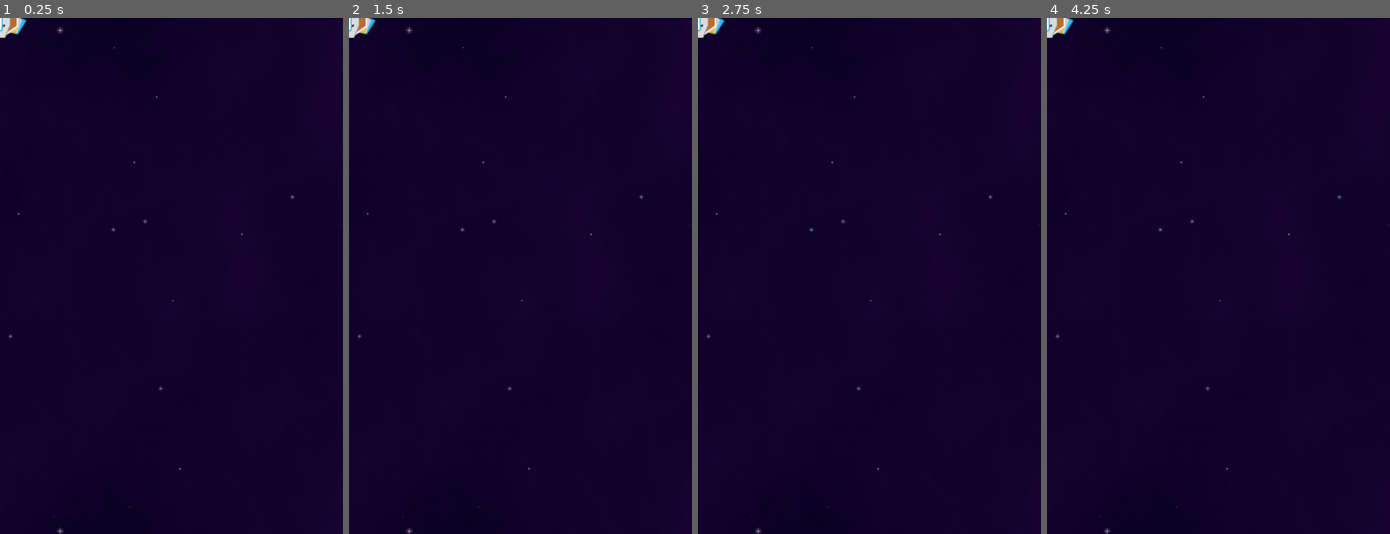
Above: before the commit, frames 1-4 (left to right).
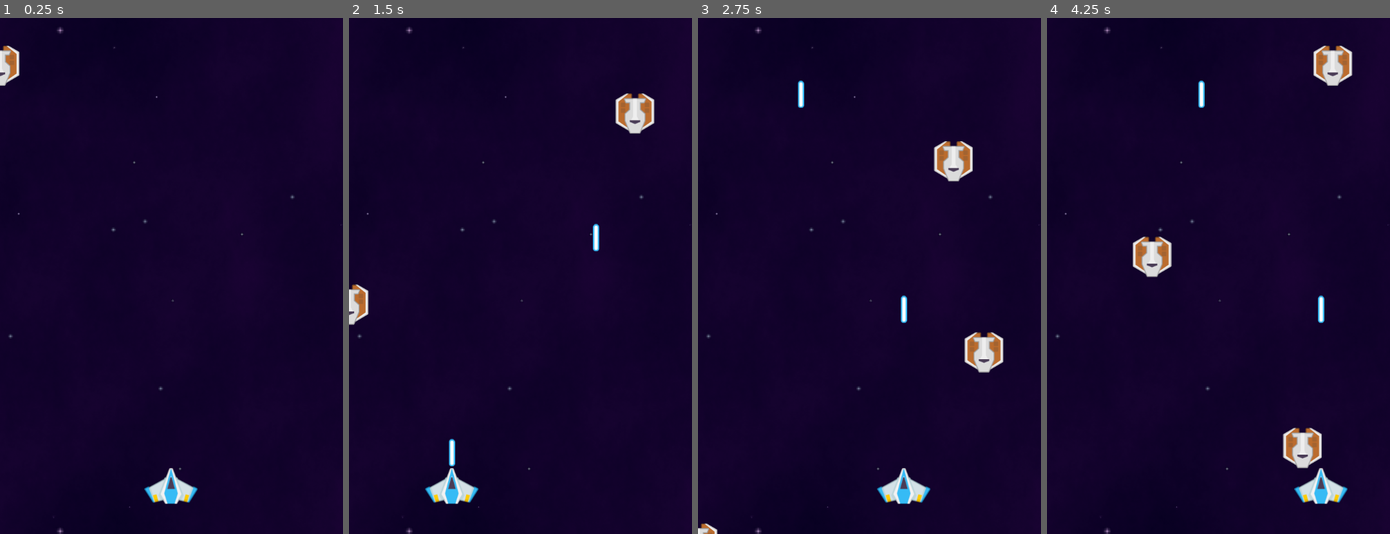
Above: after the commit, the same moments.

Repository: nitesh098suthar/Fireship
Game: Godot game, scene res://main.tscn
Two runs of this game, one before a commit and one after it. Both use one fixed random seed, a clock stepped at 60 frames per second and the inputs below.
Inputs (mouse positions are in pixels of both pictures, inside the frame that each line leads up to):
- Up to frame 1 (0.25 s): no input
- Up to frame 2 (1.5 s): move the mouse to (595, 250) at 0.52 s; click (595, 250) at 0.6 s; move the mouse to (451, 301) at 1.27 s; click (451, 301) at 1.35 s
- Up to frame 3 (2.75 s): move the mouse to (903, 162) at 2.02 s; click (903, 162) at 2.1 s
- Up to frame 4 (4.25 s): move the mouse to (1201, 379) at 2.77 s; click (1201, 379) at 2.85 s; move the mouse to (1321, 353) at 3.52 s; click (1321, 353) at 3.6 s

The runs differ from the first frame. In frame 1, 1.2% of the frame differs, in the area x 0-58%, y 0-95%; in frame 2, 2.1%; in frame 3, 2.6%; in frame 4, 3.3%, in the area x 0-90%, y 0-95%.

Commit message:
player added, fire on click done, random ememy generate done

Diff:
--- /dev/null
+++ b/enemy.gd
@@ -0,0 +1,11 @@
+extends Area2D
+
+
+@export var enemy_speed = 400
+
+func _process(delta):
+
+	position.y += enemy_speed * delta
+
+func _on_timer_timeout():
+	pass # Replace with function body.
--- /dev/null
+++ b/enemy.tscn
@@ -0,0 +1,17 @@
+[gd_scene load_steps=4 format=3 uid="uid://dh4p4sjich0xr"]
+
+[ext_resource type="Texture2D" uid="uid://c037krmvpyawj" path="res://assets/kenney_space-shooter-redux/PNG/Enemies/enemyRed4.png" id="1_1cwnb"]
+[ext_resource type="Script" path="res://enemy.gd" id="1_elapa"]
+
+[sub_resource type="RectangleShape2D" id="RectangleShape2D_87bah"]
+size = Vector2(82, 84)
+
+[node name="Enemy" type="Area2D"]
+script = ExtResource("1_elapa")
+metadata/_edit_group_ = true
+
+[node name="Sprite2D" type="Sprite2D" parent="."]
+texture = ExtResource("1_1cwnb")
+
+[node name="CollisionShape2D" type="CollisionShape2D" parent="."]
+shape = SubResource("RectangleShape2D_87bah")
--- /dev/null
+++ b/enemy_spawner.gd
@@ -0,0 +1,17 @@
+extends Node
+
+@export var enemy_tscn : PackedScene
+
+# Called when the node enters the scene tree for the first time.
+func _ready():
+	pass # Replace with function body.
+
+# Called every frame. 'delta' is the elapsed time since the previous frame.
+func _process(delta):
+	pass
+
+func _on_timer_timeout():
+	var new_enemy = enemy_tscn.instantiate()
+	var viewport_x = get_viewport().get_visible_rect().size.x
+	new_enemy.position.x = randf_range(0, viewport_x)
+	add_child(new_enemy)
--- /dev/null
+++ b/enemy_spawner.tscn
@@ -0,0 +1,15 @@
+[gd_scene load_steps=3 format=3 uid="uid://bn3s5puhf0p3l"]
+
+[ext_resource type="Script" path="res://enemy_spawner.gd" id="1_33jr5"]
+[ext_resource type="PackedScene" uid="uid://dh4p4sjich0xr" path="res://enemy.tscn" id="1_l1q0g"]
+
+[node name="EnemySpawner" type="Node"]
+script = ExtResource("1_33jr5")
+enemy_tscn = ExtResource("1_l1q0g")
+
+[node name="Enemy" parent="." instance=ExtResource("1_l1q0g")]
+
+[node name="Timer" type="Timer" parent="."]
+autostart = true
+
+[connection signal="timeout" from="Timer" to="." method="_on_timer_timeout"]
--- a/main.tscn
+++ b/main.tscn
@@ -1,19 +1,9 @@
-[gd_scene load_steps=8 format=3 uid="uid://qbxxlht0vi2x"]
+[gd_scene load_steps=5 format=3 uid="uid://qbxxlht0vi2x"]
 
 [ext_resource type="Texture2D" uid="uid://wa76cciajih3" path="res://assets/back.png" id="1_lul71"]
-[ext_resource type="Texture2D" uid="uid://d37r4ehhlwjfr" path="res://assets/kenney_space-shooter-redux/PNG/playerShip2_blue.png" id="2_u8q7c"]
-[ext_resource type="Texture2D" uid="uid://c037krmvpyawj" path="res://assets/kenney_space-shooter-redux/PNG/Enemies/enemyRed4.png" id="3_x472n"]
-[ext_resource type="Texture2D" uid="uid://b2hwinlyqr250" path="res://assets/kenney_space-shooter-redux/PNG/Lasers/laserBlue14.png" id="4_f2tvw"]
-
-[sub_resource type="CircleShape2D" id="CircleShape2D_nrk75"]
-radius = 55.0818
-
-[sub_resource type="RectangleShape2D" id="RectangleShape2D_87bah"]
-size = Vector2(82, 84)
-
-[sub_resource type="CapsuleShape2D" id="CapsuleShape2D_8c2uo"]
-radius = 7.0
-height = 58.0
+[ext_resource type="PackedScene" uid="uid://wqa48utb80wm" path="res://main_player.tscn" id="2_3rt0f"]
+[ext_resource type="PackedScene" uid="uid://igasa76xclj6" path="res://player_laser.tscn" id="3_0bi04"]
+[ext_resource type="PackedScene" uid="uid://bn3s5puhf0p3l" path="res://enemy_spawner.tscn" id="4_joxnp"]
 
 [node name="Main" type="Node"]
 
@@ -24,29 +14,8 @@
 texture = ExtResource("1_lul71")
 metadata/_edit_lock_ = true
 
-[node name="Player" type="Area2D" parent="."]
-metadata/_edit_group_ = true
+[node name="Laser" parent="." instance=ExtResource("3_0bi04")]
 
-[node name="Sprite2D" type="Sprite2D" parent="Player"]
-texture = ExtResource("2_u8q7c")
+[node name="Player" parent="." instance=ExtResource("2_3rt0f")]
 
-[node name="CollisionShape2D" type="CollisionShape2D" parent="Player"]
-shape = SubResource("CircleShape2D_nrk75")
-
-[node name="Enemy" type="Area2D" parent="."]
-metadata/_edit_group_ = true
-
-[node name="Sprite2D" type="Sprite2D" parent="Enemy"]
-texture = ExtResource("3_x472n")
-
-[node name="CollisionShape2D" type="CollisionShape2D" parent="Enemy"]
-shape = SubResource("RectangleShape2D_87bah")
-
-[node name="Laser" type="Area2D" parent="."]
-metadata/_edit_group_ = true
-
-[node name="Sprite2D" type="Sprite2D" parent="Laser"]
-texture = ExtResource("4_f2tvw")
-
-[node name="CollisionShape2D" type="CollisionShape2D" parent="Laser"]
-shape = SubResource("CapsuleShape2D_8c2uo")
+[node name="EnemySpawner" parent="." instance=ExtResource("4_joxnp")]
--- /dev/null
+++ b/main_player.gd
@@ -0,0 +1,20 @@
+extends Area2D
+
+@export var player_laser_tscn : PackedScene
+
+func _ready():
+	var viewport_x = get_viewport_rect().size.x
+	var viewport_y = get_viewport_rect().size.y
+	position.x = viewport_x/2
+	position.y = viewport_y-100
+
+
+func _process(delta):
+	var cursor_position = get_global_mouse_position()
+	#print(cursor_position)
+	position.x = cursor_position.x
+	#print(position.x)
+	if Input.is_action_just_pressed("fire_laser"):
+		var new_laser = player_laser_tscn.instantiate()
+		new_laser.position = self.position
+		add_sibling(new_laser)
--- /dev/null
+++ b/main_player.tscn
@@ -0,0 +1,19 @@
+[gd_scene load_steps=5 format=3 uid="uid://wqa48utb80wm"]
+
+[ext_resource type="Script" path="res://main_player.gd" id="1_n0lm1"]
+[ext_resource type="Texture2D" uid="uid://d37r4ehhlwjfr" path="res://assets/kenney_space-shooter-redux/PNG/playerShip2_blue.png" id="1_qo2pa"]
+[ext_resource type="PackedScene" uid="uid://igasa76xclj6" path="res://player_laser.tscn" id="2_v82ql"]
+
+[sub_resource type="CircleShape2D" id="CircleShape2D_nrk75"]
+radius = 55.0818
+
+[node name="Player" type="Area2D"]
+script = ExtResource("1_n0lm1")
+player_laser_tscn = ExtResource("2_v82ql")
+metadata/_edit_group_ = true
+
+[node name="Sprite2D" type="Sprite2D" parent="."]
+texture = ExtResource("1_qo2pa")
+
+[node name="CollisionShape2D" type="CollisionShape2D" parent="."]
+shape = SubResource("CircleShape2D_nrk75")
--- /dev/null
+++ b/player_laser.gd
@@ -0,0 +1,17 @@
+extends Area2D
+
+# dont add this ready if you spawn the laser because the new spawn laser will follow the position which is mentioned in the ready function of the laser not the position which is mentioned in the player (spawner)
+
+#func _ready():
+	#var viewport_x_laser = get_viewport_rect().size.x
+	#var viewport_y_laser = get_viewport_rect().size.y
+	#position.x = viewport_x_laser/2
+	#position.y = viewport_y_laser -100
+
+@export var speed = 600
+
+func _process(delta):
+	position.y -= speed * delta;
+	if position.y <= -100:
+		queue_free()
+		print("destroyed")
--- /dev/null
+++ b/player_laser.tscn
@@ -0,0 +1,18 @@
+[gd_scene load_steps=4 format=3 uid="uid://igasa76xclj6"]
+
+[ext_resource type="Texture2D" uid="uid://b2hwinlyqr250" path="res://assets/kenney_space-shooter-redux/PNG/Lasers/laserBlue14.png" id="1_hv1nh"]
+[ext_resource type="Script" path="res://player_laser.gd" id="1_kmiuo"]
+
+[sub_resource type="CapsuleShape2D" id="CapsuleShape2D_8c2uo"]
+radius = 7.0
+height = 58.0
+
+[node name="Laser" type="Area2D"]
+script = ExtResource("1_kmiuo")
+metadata/_edit_group_ = true
+
+[node name="Sprite2D" type="Sprite2D" parent="."]
+texture = ExtResource("1_hv1nh")
+
+[node name="CollisionShape2D" type="CollisionShape2D" parent="."]
+shape = SubResource("CapsuleShape2D_8c2uo")
--- a/project.godot
+++ b/project.godot
@@ -23,6 +23,15 @@
 window/stretch/aspect="expand"
 window/handheld/orientation=1
 
+[input]
+
+fire_laser={
+"deadzone": 0.5,
+"events": [Object(InputEventMouseButton,"resource_local_to_scene":false,"resource_name":"","device":-1,"window_id":0,"alt_pressed":false,"shift_pressed":false,"ctrl_pressed":false,"meta_pressed":false,"button_mask":0,"position":Vector2(0, 0),"global_position":Vector2(0, 0),"factor":1.0,"button_index":1,"canceled":false,"pressed":false,"double_click":false,"script":null)
+, Object(InputEventKey,"resource_local_to_scene":false,"resource_name":"","device":0,"window_id":0,"alt_pressed":false,"shift_pressed":false,"ctrl_pressed":false,"meta_pressed":false,"pressed":false,"keycode":0,"physical_keycode":32,"key_label":0,"unicode":0,"echo":false,"script":null)
+]
+}
+
 [rendering]
 
 renderer/rendering_method="mobile"
Not shown, added: pla2892.tmp
Not shown, added: pla4169.tmp
Not shown, added: pla5991.tmp
Not shown, added: pla6261.tmp
Not shown, added: pla7546.tmp
Not shown, added: plaBBB8.tmp
Not shown, added: plaE50D.tmp
Not shown, added: plaE727.tmp
